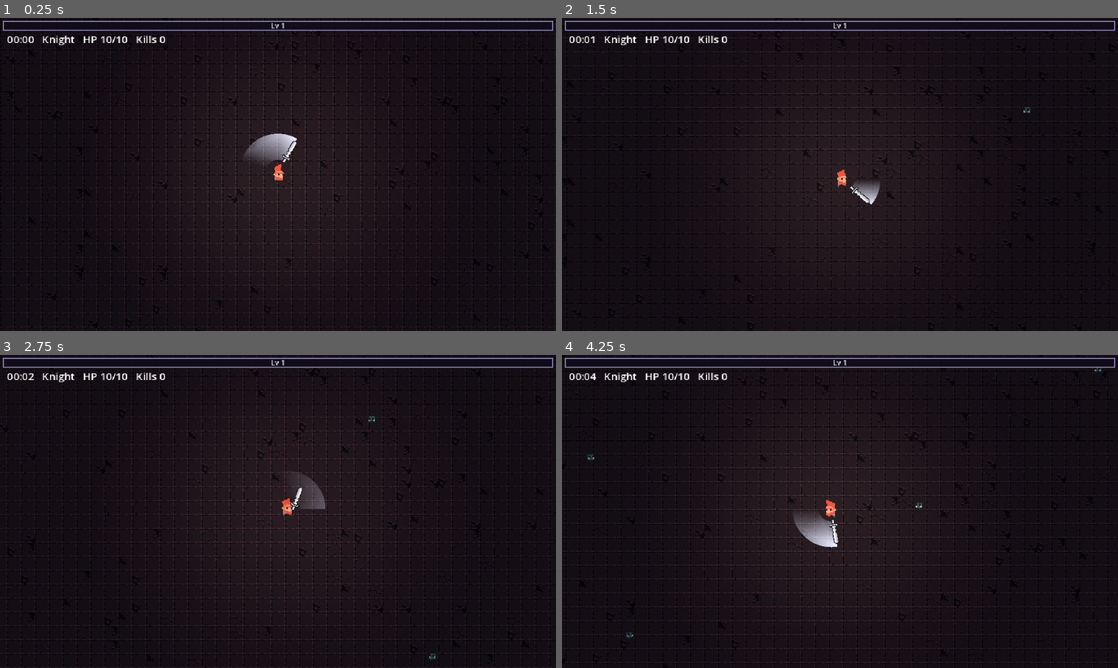
Above: before the commit, frames 1-4 (two rows, left to right).
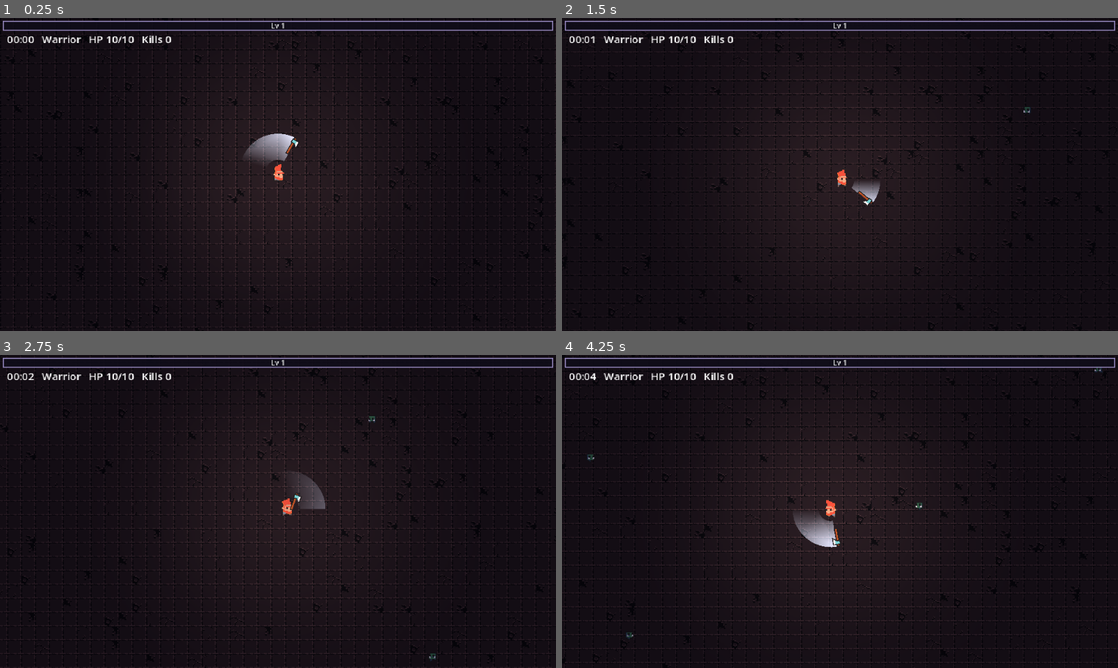
Above: after the commit, the same moments.

Repository: Unwin41/shiftborn
Game: Godot game, scene res://scenes/main.tscn
Two runs of this game, one before a commit and one after it. Both use one fixed random seed, a clock stepped at 60 frames per second and the inputs below.
Inputs (mouse positions are in pixels of both pictures, inside the frame that each line leads up to):
- Up to frame 1 (0.25 s): no input
- Up to frame 2 (1.5 s): tap Enter at 0.5 s; move the mouse to (962, 158) at 0.52 s; hold D (move_right) 0.53-1.28 s; tap Space (shift_form) at 0.6 s; move the mouse to (728, 190) at 1.27 s; hold S (move_down) from 1.28 s (still down); tap Shift at 1.35 s
- Up to frame 3 (2.75 s): move the mouse to (333, 442) at 2.02 s; release S (move_down) at 2.03 s; hold D (move_right) from 2.03 s (still down); tap Enter at 2.1 s
- Up to frame 4 (4.25 s): move the mouse to (812, 574) at 2.77 s; release D (move_right) at 2.78 s; hold W (move_up) 2.78-3.53 s; tap 1 at 2.85 s; move the mouse to (1006, 558) at 3.52 s; hold A (move_left) from 3.53 s (still down); tap 2 at 3.6 s

The runs differ from the first frame. In frame 1, 0.5% of the frame differs, in the area x 7-54%, y 5-47%; in frame 2, 0.5%; in frame 3, 0.4%; in frame 4, 0.5%.

Commit message:
feat: dwarf warrior with an axe for the melee form
The knight sword was taller than the dwarf and looked off. The melee
form is now a dwarf warrior with weapon_axe, shown as "Warrior".

- SpinningSword takes the weapon texture as an export (default axe)
- While spinning, the grip moves out so the weapon tip lands on the
  trail edge, matching the real hit radius as reach grows
- Melee upgrade texts and icons talk about the axe (Long Haft, Twin Axe)
- Version 0.2.1

Co-Authored-By: Claude Opus 5.5 <noreply@anthropic.com>

Diff:
--- a/project.godot
+++ b/project.godot
@@ -11,7 +11,7 @@
 [application]
 
 config/name="Shiftborn"
-config/version="0.2.0"
+config/version="0.2.1"
 config/description="Survivors-like where you shift between knight and mage. GitHub Game Off 2026 (theme: SHIFT)."
 run/main_scene="res://scenes/main.tscn"
 config/features=PackedStringArray("4.7", "GL Compatibility")
--- a/scripts/player.gd
+++ b/scripts/player.gd
@@ -170,7 +170,7 @@
 
 
 func form_name() -> String:
-	return "Knight" if form == Form.KNIGHT else "Mage"
+	return "Warrior" if form == Form.KNIGHT else "Mage"
 
 
 func _apply_form_visuals() -> void:
--- a/scripts/spinning_sword.gd
+++ b/scripts/spinning_sword.gd
@@ -1,6 +1,6 @@
 class_name SpinningSword
 extends Node2D
-## Knight weapon. Rests in the hand; spin() sweeps it one full turn around
+## Melee weapon (the warrior's axe). Rests in the hand; spin() sweeps it one full turn around
 ## the owner with a fading trail. Emits [signal swept] every physics frame
 ## of the spin with the angle range the blade covered, so the owner can
 ## hit each enemy exactly when the blade passes it.
@@ -8,10 +8,10 @@
 signal swept(from_angle: float, to_angle: float)
 signal spin_finished
 
-const TEXTURE := preload("res://assets/0x72_dungeon/frames/weapon_knight_sword.png")
 const SPIN_TIME := 0.3
-## Distance from the owner's center to the grip while spinning.
-const GRIP_RADIUS := 12.0
+## Smallest distance from the owner's center to the grip while spinning.
+## The grip moves out so the weapon's tip reaches the trail's outer edge.
+const MIN_GRIP_RADIUS := 12.0
 const TRAIL_INNER_RADIUS := 14.0
 ## Length of the trail behind the blade, in radians.
 const TRAIL_ARC := 1.8
@@ -26,6 +26,11 @@
 const HOLD_OFFSET := Vector2(6.0, 2.0)
 const HOLD_ANGLE := 0.35
 
+## Weapon sprite, drawn with its grip at the bottom center.
+@export var texture: Texture2D = preload("res://assets/0x72_dungeon/frames/weapon_axe.png"):
+	set(value):
+		texture = value
+		queue_redraw()
 ## Outer radius of the trail. The owner sets it to its attack radius.
 @export var reach: float = 44.0
 ## Blades evenly spaced around the spin. Each one hits every enemy it passes.
@@ -107,6 +112,13 @@
 	queue_redraw()
 
 
+## Grip distance during a spin: the tip lands on [member reach], so what the
+## player sees matches the hit radius.
+func grip_radius() -> float:
+	var length := float(texture.get_height()) if texture != null else 0.0
+	return maxf(reach - length, MIN_GRIP_RADIUS)
+
+
 func _draw() -> void:
 	for i in blade_count:
 		_draw_trail(_angle + TAU * i / blade_count)
@@ -114,7 +126,7 @@
 		for i in blade_count:
 			var angle := _angle + TAU * i / blade_count
 			# The texture points up (-Y); rotate so the blade points outward.
-			draw_set_transform(Vector2.from_angle(angle) * GRIP_RADIUS, angle + PI / 2.0)
+			draw_set_transform(Vector2.from_angle(angle) * grip_radius(), angle + PI / 2.0)
 			_draw_blade()
 	else:
 		var side := -1.0 if facing_left else 1.0
@@ -125,7 +137,8 @@
 
 ## Grip (bottom of the texture) sits at the current transform origin.
 func _draw_blade() -> void:
-	draw_texture(TEXTURE, Vector2(-TEXTURE.get_width() * 0.5, -TEXTURE.get_height()))
+	if texture != null:
+		draw_texture(texture, Vector2(-texture.get_width() * 0.5, -texture.get_height()))
 
 
 ## [param blade_angle] is where the blade leading this trail points.
--- a/scripts/upgrade_catalog.gd
+++ b/scripts/upgrade_catalog.gd
@@ -10,12 +10,12 @@
 
 const ENTRIES: Array[Dictionary] = [
 	# Knight: four stats, two behaviours.
-	{id = &"knight_damage", title = "Honed Edge", text = "Sword damage +0.5", icon = "weapon_golden_sword", max = 5, tag = KNIGHT_TAG},
-	{id = &"knight_reach", title = "Long Blade", text = "Sword reach +6", icon = "weapon_spear", max = 5, tag = KNIGHT_TAG},
-	{id = &"knight_haste", title = "Quick Spin", text = "Spin 10% more often", icon = "weapon_katana", max = 5, tag = KNIGHT_TAG},
-	{id = &"knight_lifesteal", title = "Vampiric Edge", text = "Heal 0.15 HP per sword hit", icon = "weapon_red_gem_sword", max = 3, tag = KNIGHT_TAG},
-	{id = &"knight_twin_blade", title = "Twin Blade", text = "One more blade per spin", icon = "weapon_duel_sword", max = 2, tag = KNIGHT_TAG},
-	{id = &"knight_knockback", title = "Heavy Swing", text = "Sword hits knock enemies back", icon = "weapon_big_hammer", max = 3, tag = KNIGHT_TAG},
+	{id = &"knight_damage", title = "Honed Edge", text = "Axe damage +0.5", icon = "weapon_waraxe", max = 5, tag = KNIGHT_TAG},
+	{id = &"knight_reach", title = "Long Haft", text = "Axe reach +6", icon = "weapon_spear", max = 5, tag = KNIGHT_TAG},
+	{id = &"knight_haste", title = "Quick Spin", text = "Spin 10% more often", icon = "weapon_throwing_axe", max = 5, tag = KNIGHT_TAG},
+	{id = &"knight_lifesteal", title = "Vampiric Edge", text = "Heal 0.15 HP per axe hit", icon = "weapon_red_gem_sword", max = 3, tag = KNIGHT_TAG},
+	{id = &"knight_twin_blade", title = "Twin Axe", text = "One more axe per spin", icon = "weapon_double_axe", max = 2, tag = KNIGHT_TAG},
+	{id = &"knight_knockback", title = "Heavy Swing", text = "Axe hits knock enemies back", icon = "weapon_big_hammer", max = 3, tag = KNIGHT_TAG},
 	# Mage: four stats, two behaviours.
 	{id = &"mage_damage", title = "Arcane Power", text = "Bolt damage +0.35", icon = "weapon_red_magic_staff", max = 5, tag = MAGE_TAG},
 	{id = &"mage_haste", title = "Swift Casting", text = "Cast 12% more often", icon = "weapon_green_magic_staff", max = 5, tag = MAGE_TAG},
--- a/tests/unit/test_spinning_sword.gd
+++ b/tests/unit/test_spinning_sword.gd
@@ -59,3 +59,12 @@
 
 func test_full_turn_hits_once_per_blade() -> void:
 	assert_eq(SpinningSword.blades_in_sweep(1.0, 0.0, TAU, 3), [0, 1, 2] as Array[int])
+
+
+func test_grip_moves_out_so_the_tip_reaches_the_trail_edge() -> void:
+	var sword := SpinningSword.new()
+	sword.reach = 50.0
+	assert_almost_eq(sword.grip_radius(), 50.0 - sword.texture.get_height())
+	sword.reach = 10.0
+	assert_almost_eq(sword.grip_radius(), SpinningSword.MIN_GRIP_RADIUS)
+	sword.free()
